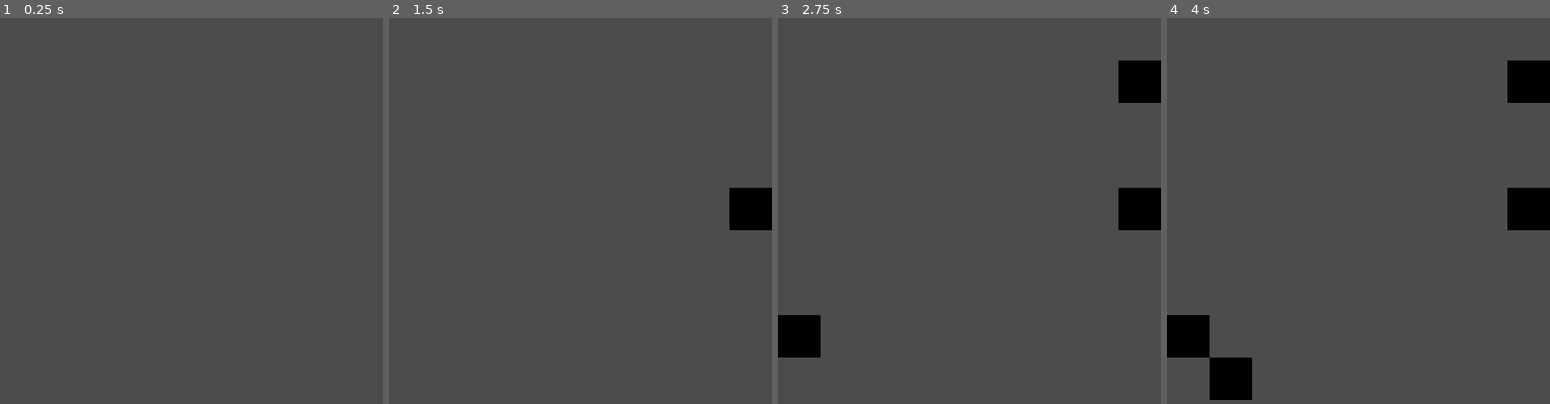
Above: before the commit, frames 1-4 (left to right).
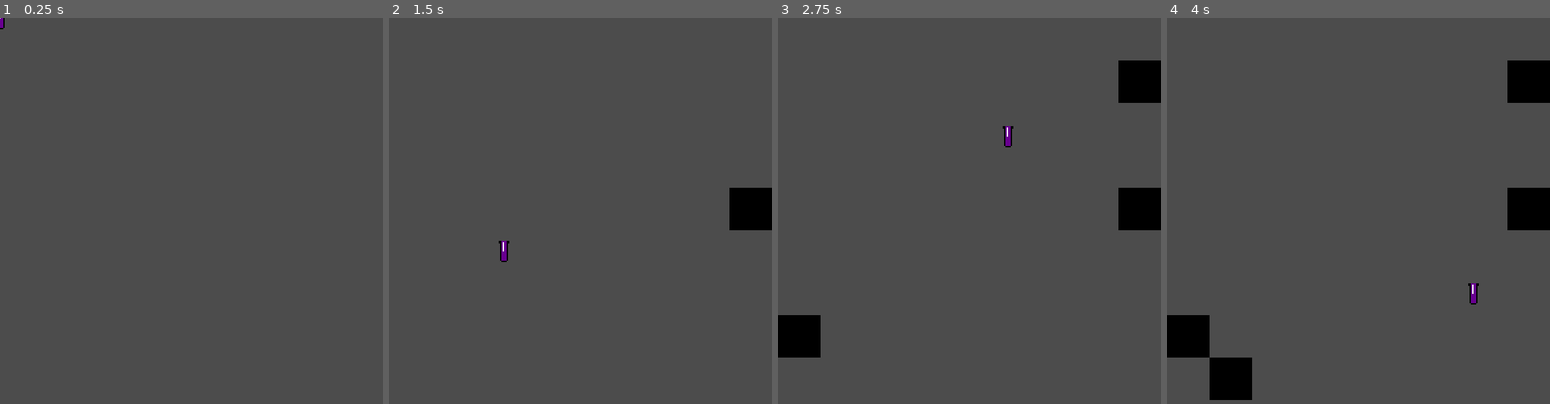
Above: after the commit, the same moments.

Repository: the-alex-g/LD50
Game: Godot game, scene res://Main/Main.tscn
The game is run twice, just before and just after one commit, with the same random seed, the same clock (stepped at 60 frames per second) and the same inputs.
Inputs (mouse positions are in pixels of both pictures, inside the frame that each line leads up to):
- Up to frame 1 (0.25 s): no input
- Up to frame 2 (1.5 s): tap Enter at 0.5 s; move the mouse to (664, 207) at 0.52 s; click (664, 207) at 0.67 s; tap Space at 1.25 s; move the mouse to (503, 249) at 1.27 s; click (503, 249) at 1.42 s
- Up to frame 3 (2.75 s): move the mouse to (1007, 137) at 2.02 s; click (1007, 137) at 2.17 s
- Up to frame 4 (4 s): move the mouse to (1339, 315) at 2.77 s; click (1339, 315) at 2.92 s; tap Enter at 3.5 s; move the mouse to (1473, 292) at 3.52 s; click (1473, 292) at 3.67 s

The runs differ from the first frame. In frame 1, less than 0.1% of the frame differs, in the area x 0-2%, y 0-3%; in frame 2, 0.1%, in the area x 28-32%, y 57-64%; in frame 3, 0.1%; in frame 4, 0.1%.

Commit message:
Add vial image that follows cursor

Diff:
--- a/project/Main/Main.gd
+++ b/project/Main/Main.gd
@@ -9,19 +9,22 @@
 var _2_spaces := RingDictionary.new()
 var _3_spaces := RingDictionary.new()
 var _4_spaces := RingDictionary.new()
+var _plants_poisoned := 0
 var _game_over := false
 var _loaded := true
 
 onready var _tilemap = $TileMap as TileMap
 onready var _plant_timer = $PlantAdvanceTimer as Timer
 onready var _load_timer = $LoadTimer as Timer
+onready var _cursor_manager = $CursorManager as CursorManager
 
 
 func _ready()->void:
 	randomize()
-	for x in 4: # 0-3
+	for x in 4:
 		var list_name := "_" + str(x + 1) + "_spaces"
 		get(list_name).generate(9 - x * 2, x)
+	_cursor_manager.update_anim_time(_load_time)
 
 
 func _input(event:InputEvent)->void:
@@ -33,6 +36,8 @@
 				_loaded = false
 				_load_timer.start(_load_time)
 				_tilemap.set_cellv(map_mouse_position, -1)
+				_plants_poisoned += 1
+				_cursor_manager.empty()
 				for x in 4:
 					var ring_name := "_" + str(x + 1) + "_spaces"
 					var keys = get(ring_name).get_keys() as Array
--- a/project/Main/Main.tscn
+++ b/project/Main/Main.tscn
@@ -1,7 +1,8 @@
-[gd_scene load_steps=4 format=2]
+[gd_scene load_steps=5 format=2]
 
 [ext_resource path="res://Main/Main.gd" type="Script" id=1]
 [ext_resource path="res://test.png" type="Texture" id=2]
+[ext_resource path="res://Mouse/CursorManager.tscn" type="PackedScene" id=3]
 
 [sub_resource type="TileSet" id=1]
 0/name = "test.png 0"
@@ -35,5 +36,7 @@
 wait_time = 3.0
 one_shot = true
 
+[node name="CursorManager" parent="." instance=ExtResource( 3 )]
+
 [connection signal="timeout" from="PlantAdvanceTimer" to="." method="_on_PlantAdvanceTimer_timeout"]
 [connection signal="timeout" from="LoadTimer" to="." method="_on_LoadTimer_timeout"]
--- /dev/null
+++ b/project/Mouse/CursorManager.gd
@@ -0,0 +1,22 @@
+class_name CursorManager
+extends Node2D
+
+onready var _mouse_follower := $AnimatedSprite
+
+
+func _ready()->void:
+	Input.set_mouse_mode(Input.MOUSE_MODE_HIDDEN)
+
+
+func _process(_delta:float)->void:
+	var mouse_position := get_global_mouse_position()
+	_mouse_follower.global_position = mouse_position
+
+
+func empty()->void:
+	_mouse_follower.frame = 0
+	_mouse_follower.play("Filling")
+
+
+func update_anim_time(new_anim_time:float)->void:
+	_mouse_follower.frames.set_animation_speed("Filling", 15.0 / new_anim_time)
--- /dev/null
+++ b/project/Mouse/CursorManager.tscn
@@ -0,0 +1,81 @@
+[gd_scene load_steps=19 format=2]
+
+[ext_resource path="res://Mouse/CursorImages.png" type="Texture" id=1]
+[ext_resource path="res://Mouse/CursorManager.gd" type="Script" id=2]
+
+[sub_resource type="AtlasTexture" id=1]
+atlas = ExtResource( 1 )
+region = Rect2( 0, 0, 8, 16 )
+
+[sub_resource type="AtlasTexture" id=2]
+atlas = ExtResource( 1 )
+region = Rect2( 8, 0, 8, 16 )
+
+[sub_resource type="AtlasTexture" id=3]
+atlas = ExtResource( 1 )
+region = Rect2( 16, 0, 8, 16 )
+
+[sub_resource type="AtlasTexture" id=4]
+atlas = ExtResource( 1 )
+region = Rect2( 24, 0, 8, 16 )
+
+[sub_resource type="AtlasTexture" id=5]
+atlas = ExtResource( 1 )
+region = Rect2( 32, 0, 8, 16 )
+
+[sub_resource type="AtlasTexture" id=6]
+atlas = ExtResource( 1 )
+region = Rect2( 0, 16, 8, 16 )
+
+[sub_resource type="AtlasTexture" id=7]
+atlas = ExtResource( 1 )
+region = Rect2( 8, 16, 8, 16 )
+
+[sub_resource type="AtlasTexture" id=8]
+atlas = ExtResource( 1 )
+region = Rect2( 16, 16, 8, 16 )
+
+[sub_resource type="AtlasTexture" id=9]
+atlas = ExtResource( 1 )
+region = Rect2( 24, 16, 8, 16 )
+
+[sub_resource type="AtlasTexture" id=10]
+atlas = ExtResource( 1 )
+region = Rect2( 32, 16, 8, 16 )
+
+[sub_resource type="AtlasTexture" id=11]
+atlas = ExtResource( 1 )
+region = Rect2( 0, 32, 8, 16 )
+
+[sub_resource type="AtlasTexture" id=12]
+atlas = ExtResource( 1 )
+region = Rect2( 8, 32, 8, 16 )
+
+[sub_resource type="AtlasTexture" id=13]
+atlas = ExtResource( 1 )
+region = Rect2( 16, 32, 8, 16 )
+
+[sub_resource type="AtlasTexture" id=14]
+atlas = ExtResource( 1 )
+region = Rect2( 24, 32, 8, 16 )
+
+[sub_resource type="AtlasTexture" id=15]
+atlas = ExtResource( 1 )
+region = Rect2( 32, 32, 8, 16 )
+
+[sub_resource type="SpriteFrames" id=16]
+animations = [ {
+"frames": [ SubResource( 1 ), SubResource( 2 ), SubResource( 3 ), SubResource( 4 ), SubResource( 5 ), SubResource( 6 ), SubResource( 7 ), SubResource( 8 ), SubResource( 9 ), SubResource( 10 ), SubResource( 11 ), SubResource( 12 ), SubResource( 13 ), SubResource( 14 ), SubResource( 15 ) ],
+"loop": false,
+"name": "Filling",
+"speed": 5.0
+} ]
+
+[node name="CursorManager" type="Node2D"]
+script = ExtResource( 2 )
+
+[node name="AnimatedSprite" type="AnimatedSprite" parent="."]
+frames = SubResource( 16 )
+animation = "Filling"
+frame = 14
+playing = true
--- a/project/project.godot
+++ b/project/project.godot
@@ -9,12 +9,18 @@
 config_version=4
 
 _global_script_classes=[ {
+"base": "Node2D",
+"class": "CursorManager",
+"language": "GDScript",
+"path": "res://Mouse/CursorManager.gd"
+}, {
 "base": "Node",
 "class": "RingDictionary",
 "language": "GDScript",
 "path": "res://Main/RingDictionary.gd"
 } ]
 _global_script_class_icons={
+"CursorManager": "",
 "RingDictionary": ""
 }
 
@@ -31,6 +37,12 @@
 window/stretch/mode="2d"
 window/stretch/aspect="keep"
 
+[importer_defaults]
+
+texture={
+"flags/filter": false
+}
+
 [physics]
 
 common/enable_pause_aware_picking=true
Binary file added: project/Mouse/CursorImages.png
Not shown, added: project/Mouse/CursorImages.png.import
Not shown, added: piskel_files/CursorImages.piskel
